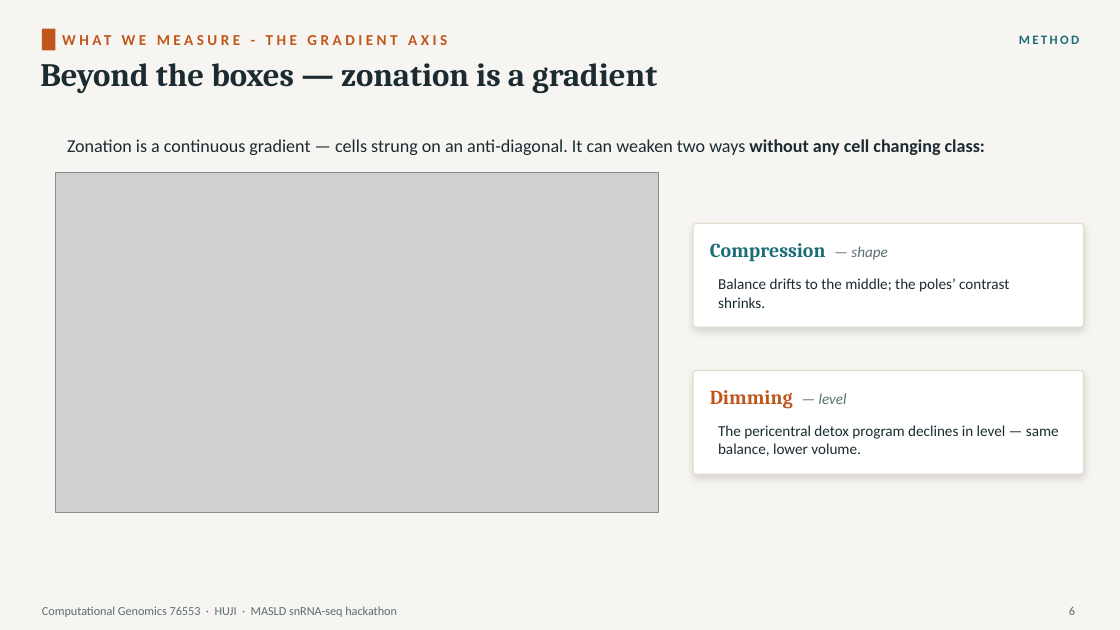
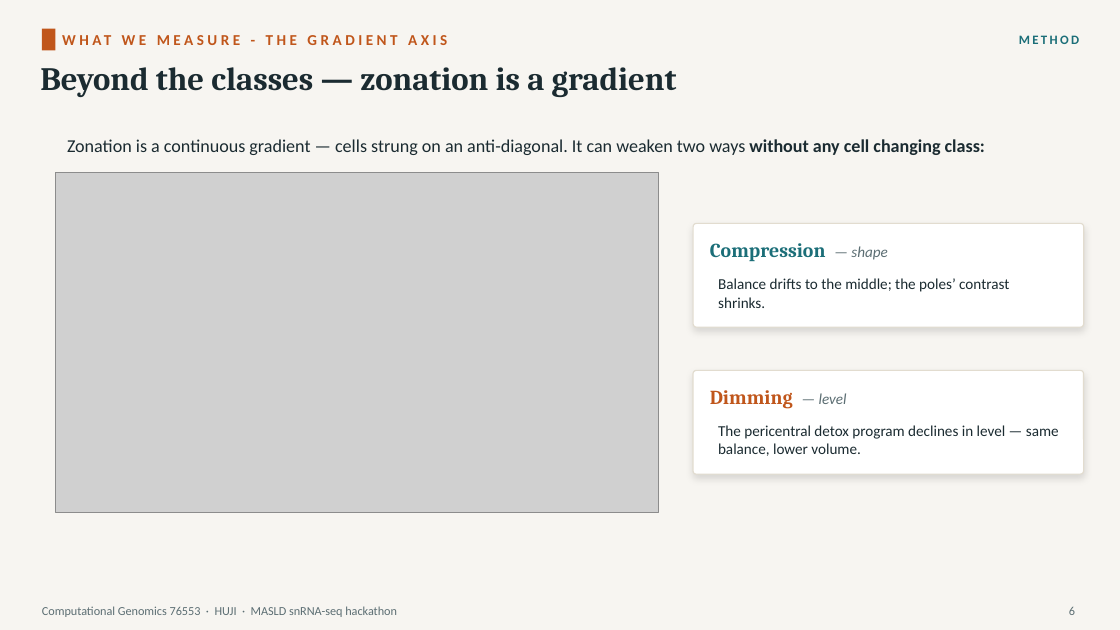
Before and after one commit to roeetekoah/liver-zonation, a slide deck: slide 9 of presentation/MASLD_stages_computational_analysis_roee_shira.pptx (slide 8 before the commit). Drawn at 1120x630 pixels with LibreOffice and Linux fonts; fonts in the diff are those of the drawing; grey boxes stand for pictures. Boxes give left, top, right and bottom in pixels: in the first picture for what was removed or moved away, otherwise in the second. Text is boxed around its words. In the diff, an @@ line names an element or a change of style, - is before the commit and + after.

```diff
--- a/presentation/MASLD_stages_computational_analysis_roee_shira.pptx
+++ b/presentation/MASLD_stages_computational_analysis_roee_shira.pptx
@@ text at bbox=[40, 67, 677, 97]: text changed @@
-Beyond the boxes — zonation is a gradient
+Beyond the classes — zonation is a gradient
```
Also in this commit, not shown: 13 other slides changed, 2 slides added, 6 other files.
